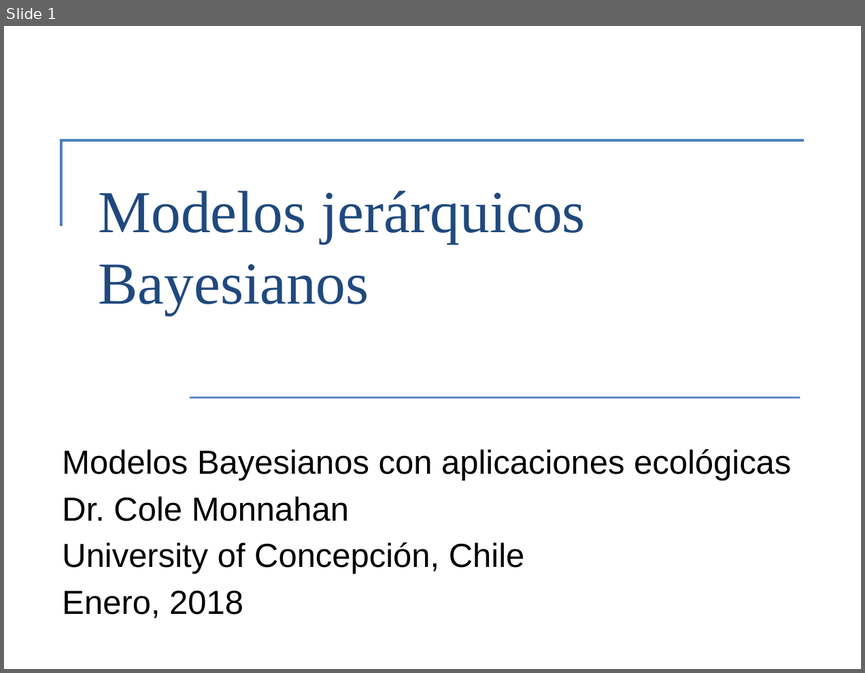
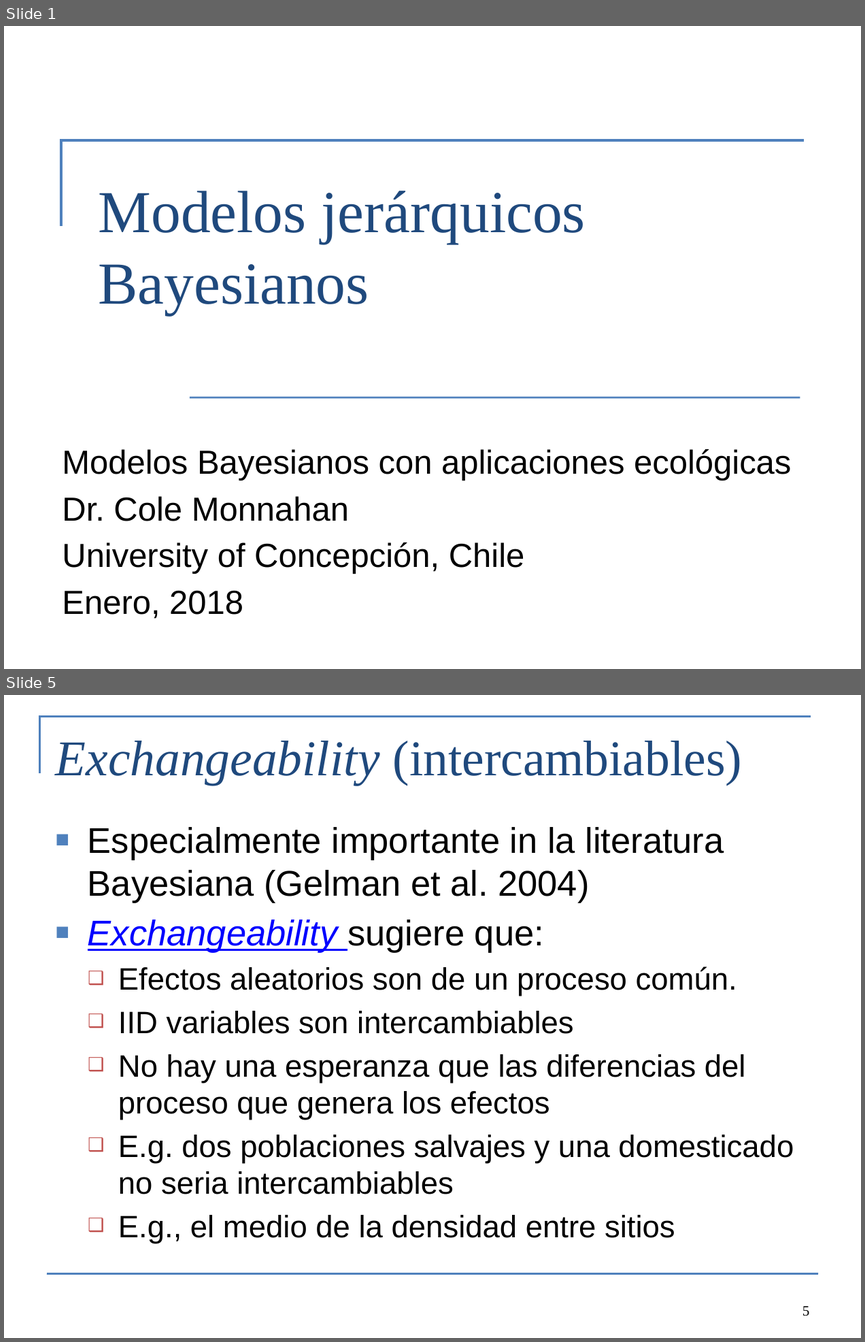
Before and after one commit to colemonnahan/bayes_workshop, a slide deck: dia4/lecture4_hierarchical.pptx. Shown one above the other, each under a label of ours: slide 1 before the commit, slides 1 and 5 after it; the slides between them are not shown. The pictures are 865x673 and 865x1342 pixels, drawn with LibreOffice and Linux fonts; fonts in the diff are those of the drawing. Boxes give left, top, right and bottom in pixels: in the first picture for what was removed or moved away, otherwise in the second. Text is boxed around its words. In the diff, an @@ line names an element or a change of style, - is before the commit and + after.

```diff
--- a/dia4/lecture4_hierarchical.pptx
+++ b/dia4/lecture4_hierarchical.pptx
@@ slide 5 added at [4, 695, 861, 1338], background #FFFFFF @@
@@ freeform shape added at [40, 717, 811, 774], outline #4F81BD 1.5 pt @@
@@ title added at [56, 741, 742, 785], 42 pt, text #1F497D @@
+Exchangeability (intercambiables)
@@ text added at [88, 827, 793, 1243], 26 pt, text #000000 @@
+■ Especialmente importante in la literatura Bayesiana (Gelman et al. 2004)
+■ Exchangeability sugiere que:
+  ❑ Efectos aleatorios son de un proceso común.
+  ❑ IID variables son intercambiables
+  ❑ No hay una esperanza que las diferencias del proceso que genera los efectos
+  ❑ E.g. dos poblaciones salvajes y una domesticado no seria intercambiables
+  ❑ E.g., el medio de la densidad entre sitios
@@ line added from (47, 1273) to (818, 1273), #4F81BD 1.5 pt @@
@@ page number added at [802, 1306, 809, 1316], 12 pt, text #000000 @@
+5
```
Also in this commit, not shown: 10 slides changed, 5 other slides added, 7 slides removed, 11 other files.
